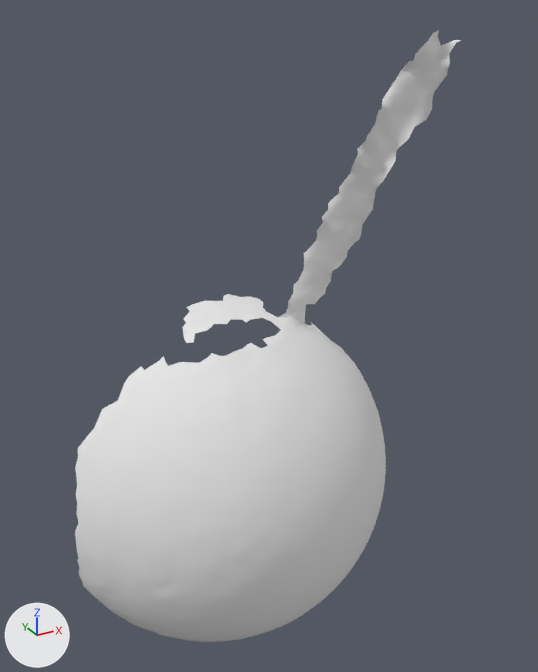
The OBJ model res/pendulum_horizontal/Pendulum_horizontal.000026.obj, before and after one commit.
Camera for both pictures: a 50 mm camera at (-454.0, -90.0, 448.0) aimed at (-203.0, 366.0, 219.0). Every picture has the same lights, and +X, +Y and +Z are marked at lower left. Where no turn or scale is listed for an object, it has been applied to the vertices.

In view in the first picture: 'Pendulum_horizontal.000026'.
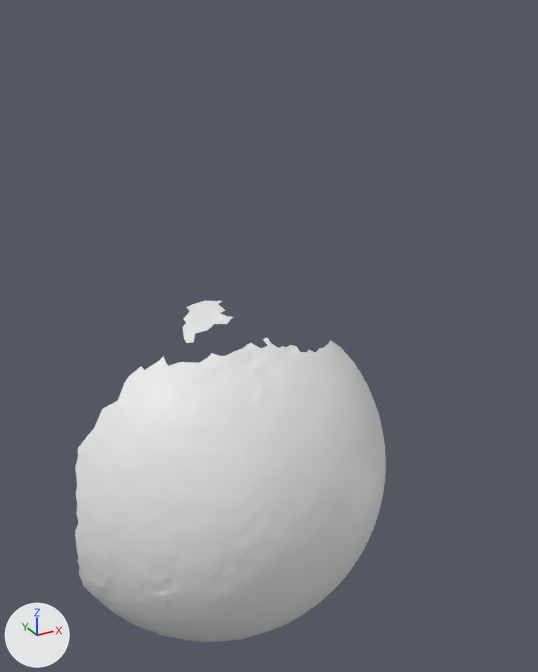
Edits to the scene script, one JSON object a line:
```json
{"block": "me_pendulum_horizontal_000026", "where": "# used by ob_pendulum_horizontal_000026; location = (0.0, 0.0, 0.0)"}
{"op": "remove", "block": "me_pendulum_horizontal_000026", "code": "me_pendulum_horizontal_000026.from_pydata(...)  # 4957 vertices, 9700 faces; spans x -364.0..-73.0, y 276.0..439.0, z -64.0..434.0"}
{"op": "remove", "block": "me_pendulum_horizontal_000026", "code": "me_pendulum_horizontal_000026.materials.append(mat_pendulum_horizontal_000026)  # white #e7e7e7"}
{"op": "add", "block": "me_pendulum_horizontal_000026", "code": "me_pendulum_horizontal_000026.from_pydata(...)  # 4390 vertices, 8647 faces; spans x -364.0..-94.0, y 276.0..431.0, z -64.0..231.0"}
{"block": "me_pendulum_horizontal_000026", "change": "me_pendulum_horizontal_000026 part 1: 567 vertices removed from x -218.0..-73.0, y 328.0..439.0, z 199.0..434.0"}
```

What differs and where, as boxes (x1, y1, x2, y2) in the pictures (538 x 672 px):
```json
{"object": "Pendulum_horizontal.000026", "change": "reshaped", "before": [75, 31, 460, 642], "after": [75, 300, 386, 642], "on screen": "19% narrower, 44% shorter"}
{"part": 1, "of": "me_pendulum_horizontal_000026", "change": "deleted", "before": [219, 31, 460, 352]}
```
